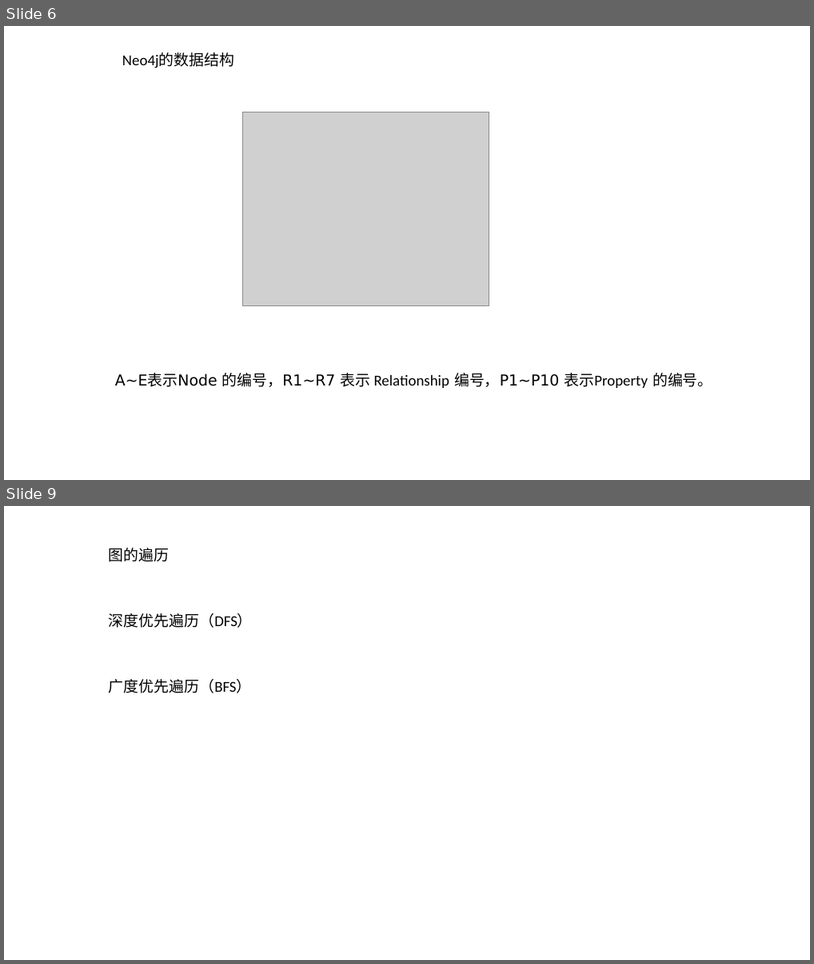
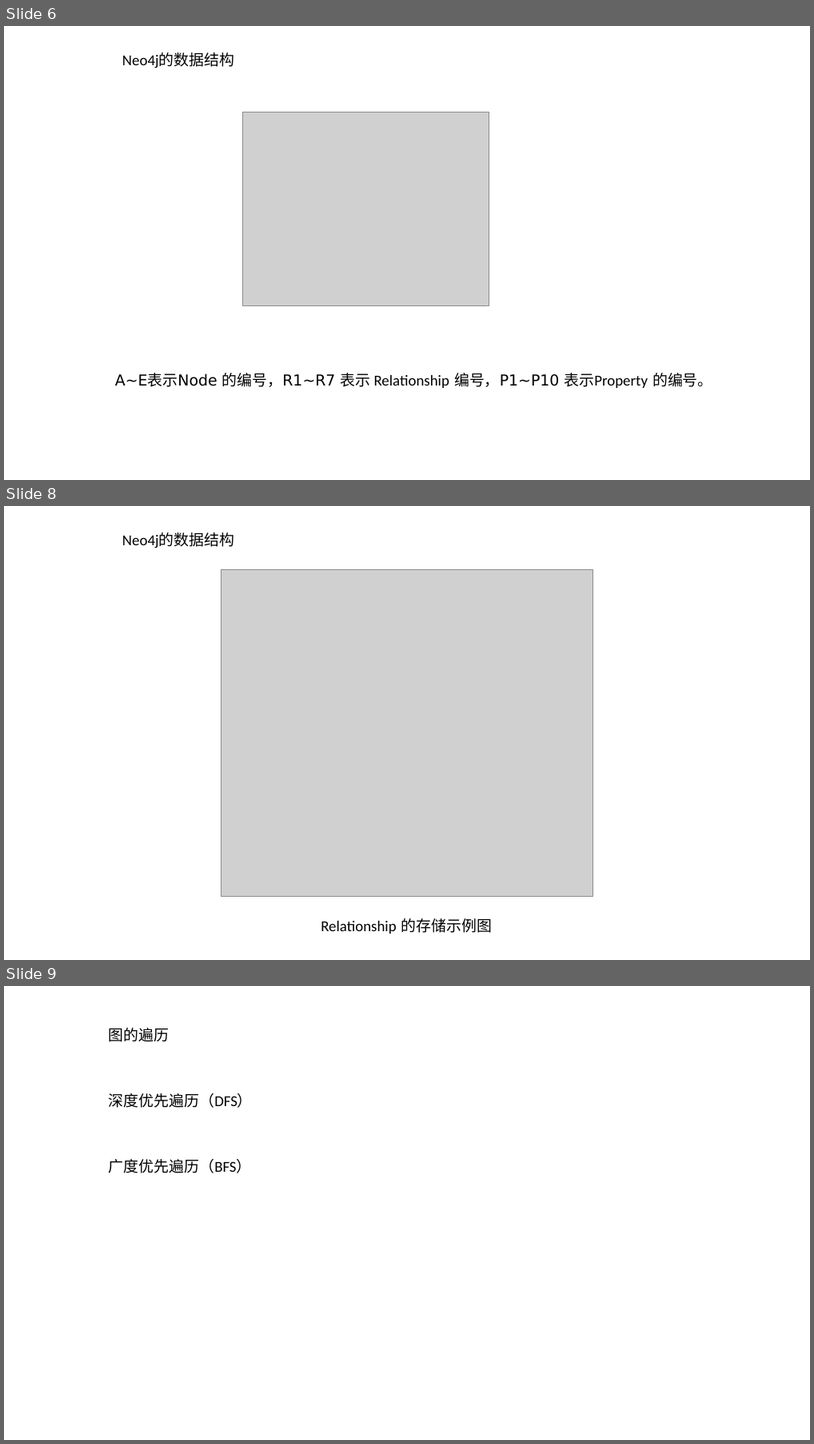
Before and after one commit to baituhuangyu/sc-lecture, a slide deck: neo4j-lecture/图的数据库neo4j数据结构及图搜索.pptx. Shown one above the other, each under a label of ours: slides 6 and 9 before the commit, slides 6, 8 and 9 after it; the slides between them are not shown. The pictures are 814x964 and 814x1444 pixels, drawn with LibreOffice and Linux fonts; fonts in the diff are those of the drawing; grey boxes stand for pictures. Boxes give left, top, right and bottom in pixels: in the first picture for what was removed or moved away, otherwise in the second. Text is boxed around its words. In the diff, an @@ line names an element or a change of style, - is before the commit and + after.

```diff
--- a/neo4j-lecture/图的数据库neo4j数据结构及图搜索.pptx
+++ b/neo4j-lecture/图的数据库neo4j数据结构及图搜索.pptx
@@ slide 8 added at box(4, 506, 810, 960), background #FFFFFF @@
@@ text added at box(122, 533, 234, 548), 18 pt, text #000000 @@
+Neo4j的数据结构
@@ picture added at box(221, 569, 594, 896) @@
@@ text added at box(321, 918, 492, 933), 18 pt, text #000000 @@
+Relationship 的存储示例图
```
Also in this commit, not shown: 1 slide changed, 1 slide removed.
